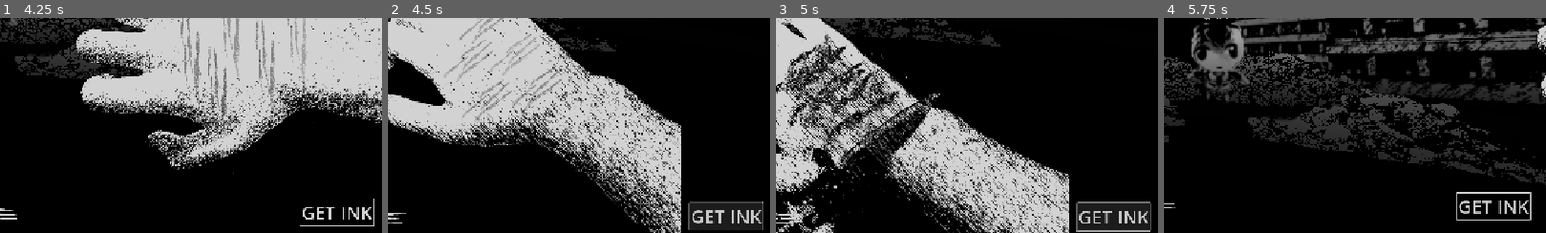
Above: before the commit, frames 1-4 (left to right).
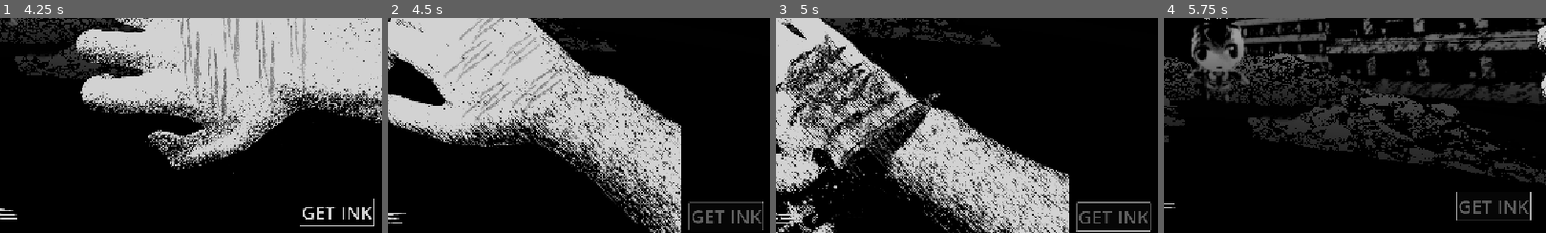
Above: after the commit, the same moments.

Repository: kandlash/Inkhedoro
Game: Godot game, scene res://scenes/levels/level_1.tscn
Two runs of this game, one before a commit and one after it. Both use one fixed random seed, a clock stepped at 60 frames per second and the inputs below.
Inputs (mouse positions are % of the whole screen's width and height, from its top left):
- Up to frame 1 (4.25 s): tap Enter (ui_accept) at 0.5, 0.77, 3.77 s; move the mouse to (72, 45) at 0.52 s; hold Up (ui_up) 0.53-1.25 s; click (72, 45) at 0.67 s; drag from (30, 55) to (45, 70) at 1.27 s; move the mouse to (60, 28) at 2.02 s; hold Up (ui_up) 2.03-2.75 s; click (60, 28) at 2.17 s; drag from (45, 70) to (20, 35) at 2.77 s; move the mouse to (80, 65) at 3.52 s; hold Left (ui_left) from 3.53 s (still down); click (80, 65) at 3.67 s
- Up to frame 2 (4.5 s): release Left (ui_left) at 4.25 s; click "GET INK" at 4.25 s
- Up to frame 3 (5 s): no input
- Up to frame 4 (5.75 s): drag from (20, 35) to (35, 25) at 5.02 s
The pictures show only the part of the screen within x 48-98%, y 49-99%; the shares and areas given below are measured in that part.

Frame 1 is identical in both runs. In frame 2, 0.5% of the frame differs, in the area x 79-98%, y 89-96%; in frame 3, 0.5%; in frame 4, 0.7%, in the area x 76-96%, y 80-95%.
Error before the commit: Invalid call. Nonexistent function 'make_turn' in base 'Nil'. (res://scripts/globals/turn_base_manager.gd:72)
Error after the commit: Invalid access to property or key 'turn_finished' on a base object of type 'Nil'. (res://scripts/main/grid/get_ink_button.gd:6)

Commit message:
take damage animation, bug fixes

Diff:
--- a/scenes/cards/card_base.tscn
+++ b/scenes/cards/card_base.tscn
@@ -36,27 +36,6 @@
 texture = ExtResource("1_6o33k")
 script = ExtResource("2_auqya")
 cells_to_feel = 1
-
-[node name="Center" type="Node2D" parent="."]
-position = Vector2(4.529032, -36.23226)
-
-[node name="Area2D" type="Area2D" parent="." groups=["tattoo_area"]]
-
-[node name="CollisionShape2D" type="CollisionShape2D" parent="Area2D"]
-position = Vector2(0, -40.761295)
-rotation = 0.18502945
-shape = SubResource("RectangleShape2D_75vfm")
-
-[node name="Cells" type="Node2D" parent="."]
-visible = false
-
-[node name="Sprite2D" type="Sprite2D" parent="Cells"]
-position = Vector2(1.857357e-07, -40.76129)
-rotation = 0.18768506
-scale = Vector2(1.8137224, 1.782836)
-texture = ExtResource("3_uh4ib")
-
-[node name="Sprite2D" type="Sprite2D" parent="."]
 
 [node name="Card_UI" type="Control" parent="."]
 layout_mode = 3
@@ -146,6 +125,27 @@
 horizontal_alignment = 1
 vertical_alignment = 1
 
+[node name="Center" type="Node2D" parent="."]
+position = Vector2(4.529032, -36.23226)
+
+[node name="Area2D" type="Area2D" parent="." groups=["tattoo_area"]]
+
+[node name="CollisionShape2D" type="CollisionShape2D" parent="Area2D"]
+position = Vector2(0, -40.761295)
+rotation = 0.18502945
+shape = SubResource("RectangleShape2D_75vfm")
+
+[node name="Cells" type="Node2D" parent="."]
+visible = false
+
+[node name="Sprite2D" type="Sprite2D" parent="Cells"]
+position = Vector2(1.857357e-07, -40.76129)
+rotation = 0.18768506
+scale = Vector2(1.8137224, 1.782836)
+texture = ExtResource("3_uh4ib")
+
+[node name="Sprite2D" type="Sprite2D" parent="."]
+
 [node name="CollideArea" type="Area2D" parent="." groups=["card_collide"]]
 collision_mask = 2
 
--- a/scenes/cards/sickle.tscn
+++ b/scenes/cards/sickle.tscn
@@ -14,11 +14,11 @@
 Deals damage and bleed."
 cells_to_feel = 3
 
-[node name="Center" parent="." index="0"]
+[node name="Image" parent="Card_UI" index="1"]
+texture = ExtResource("2_ot5mr")
+
+[node name="Center" parent="." index="1"]
 position = Vector2(-40.761288, -153.98712)
-
-[node name="Area2D" parent="." index="1"]
-position = Vector2(-40.761288, -113.22583)
 
 [node name="Area2D3" type="Area2D" parent="." index="2" groups=["tattoo_area"]]
 position = Vector2(-95.10968, 117.754845)
@@ -36,7 +36,10 @@
 rotation = 0.18502945
 shape = SubResource("RectangleShape2D_75vfm")
 
-[node name="Cells" parent="." index="4"]
+[node name="Area2D" parent="." index="4"]
+position = Vector2(-40.761288, -113.22583)
+
+[node name="Cells" parent="." index="5"]
 visible = true
 
 [node name="Sprite2D" parent="Cells" index="0"]
@@ -54,8 +57,5 @@
 scale = Vector2(1.8137224, 1.782836)
 texture = ExtResource("3_tsmgh")
 
-[node name="Image" parent="Card_UI" index="1"]
-texture = ExtResource("2_ot5mr")
-
 [node name="CollisionShape2D" parent="CollideArea" index="0"]
 debug_color = Color(0, 0.6, 0.69803923, 0.050980393)
--- a/scenes/player/player.tscn
+++ b/scenes/player/player.tscn
@@ -22,6 +22,10 @@
 [ext_resource type="Texture2D" uid="uid://dl7numpgr3dxr" path="res://assets/sprites/cut_self/cut_self_3_1.png" id="11_8ydkj"]
 [ext_resource type="PackedScene" uid="uid://cigkigjjj0r0k" path="res://scenes/player/hp_ui.tscn" id="21_3j4b4"]
 [ext_resource type="Script" uid="uid://butd31fbl22dq" path="res://scripts/main/grid/get_ink_button.gd" id="21_yj68g"]
+[ext_resource type="Texture2D" uid="uid://c351so5v5lrhb" path="res://assets/sprites/ui/take_damage/attack_1.png" id="23_6cv16"]
+[ext_resource type="Texture2D" uid="uid://ciimumd8j0tls" path="res://assets/sprites/ui/take_damage/attack_3.png" id="24_j4nxn"]
+[ext_resource type="Texture2D" uid="uid://c2gxtvg3gn8np" path="res://assets/sprites/ui/take_damage/attack_4.png" id="25_28m0y"]
+[ext_resource type="Texture2D" uid="uid://dtpx8de7ciu8j" path="res://assets/sprites/ui/take_damage/attack_5.png" id="26_uniwh"]
 
 [sub_resource type="CapsuleShape3D" id="CapsuleShape3D_x7p2l"]
 
@@ -144,6 +148,38 @@
 border_width_right = 2
 border_width_bottom = 2
 border_color = Color(1, 1, 1, 1)
+
+[sub_resource type="SpriteFrames" id="SpriteFrames_iqsei"]
+animations = [{
+"frames": [{
+"duration": 1.0,
+"texture": ExtResource("26_uniwh")
+}, {
+"duration": 1.0,
+"texture": ExtResource("23_6cv16")
+}, {
+"duration": 1.0,
+"texture": ExtResource("23_6cv16")
+}, {
+"duration": 1.0,
+"texture": ExtResource("23_6cv16")
+}, {
+"duration": 1.0,
+"texture": ExtResource("24_j4nxn")
+}, {
+"duration": 1.0,
+"texture": ExtResource("25_28m0y")
+}, {
+"duration": 1.0,
+"texture": ExtResource("26_uniwh")
+}, {
+"duration": 1.0,
+"texture": ExtResource("26_uniwh")
+}],
+"loop": false,
+"name": &"take_damage",
+"speed": 10.0
+}]
 
 [node name="player" type="CharacterBody3D"]
 script = ExtResource("1_dovo2")
@@ -448,6 +484,24 @@
 offset_right = -265.0
 offset_bottom = -4.0
 
+[node name="DamageControl" type="Control" parent="CanvasLayer"]
+layout_mode = 3
+anchors_preset = 15
+anchor_right = 1.0
+anchor_bottom = 1.0
+grow_horizontal = 2
+grow_vertical = 2
+mouse_filter = 2
+
+[node name="DamageAnimator" type="AnimatedSprite2D" parent="CanvasLayer/DamageControl"]
+visible = false
+position = Vector2(577, 325)
+sprite_frames = SubResource("SpriteFrames_iqsei")
+animation = &"take_damage"
+frame = 7
+frame_progress = 1.0
+speed_scale = 5.0
+
 [node name="OmniLight3D" type="OmniLight3D" parent="."]
 transform = Transform3D(1, 0, 0, 0, 1, 0, 0, 0, 1, 0, -0.7498689, 0)
 light_energy = 0.35
--- a/scripts/main/deck/deck.gd
+++ b/scripts/main/deck/deck.gd
@@ -45,6 +45,7 @@
 			_shuffle_unused()
 
 		var card = unused_cards.pop_back()
+		card.selected = false
 		card.z_index = card_index
 		card_index += 1
 		hand.append(card)
--- a/scripts/main/enemy/enemy.gd
+++ b/scripts/main/enemy/enemy.gd
@@ -36,7 +36,7 @@
 
 func make_turn():
 	G.player.take_damage(base_damage)
-	await get_tree().create_timer(0.1).timeout
+	await G.player.damage_taked
 	emit_signal("turn_finished")
 
 func attack():
--- a/scripts/main/grid/get_ink_button.gd
+++ b/scripts/main/grid/get_ink_button.gd
@@ -1,5 +1,7 @@
 extends Button
-
 
 func _on_pressed() -> void:
 	G.grid.spell_cards_on_grid()
+	disabled = true
+	await G.current_enemy.turn_finished
+	disabled = false
--- a/scripts/main/grid/grid.gd
+++ b/scripts/main/grid/grid.gd
@@ -107,7 +107,8 @@
 
 	await t2.finished
 	G.camera.shake(0.15, 0.1)
-	G.current_enemy.take_damage(1)
+	if G.current_enemy:
+		G.current_enemy.take_damage(1)
 
 	# Откат + исчезновение
 	var t3 = create_tween()
@@ -159,6 +160,8 @@
 
 		cards_hand.visible = true
 		right_arm.visible = true
+		if G.current_enemy.hp <= 0:
+			break
 
 	right_arm.visible = false
 	G.hand.drop_cards()
--- a/scripts/main/player/cards_hand.gd
+++ b/scripts/main/player/cards_hand.gd
@@ -34,6 +34,7 @@
 		add_card(card)
 
 func drop_cards():
+	G.selected_card = null
 	G.used_grids.clear()
 	var cards = get_children()
 	for card in cards:
--- a/scripts/main/player/player.gd
+++ b/scripts/main/player/player.gd
@@ -41,6 +41,9 @@
 @export var walk_strength := 12.0
 @export var walk_speed := 8.0
 
+@onready var damage_animator: AnimatedSprite2D = $CanvasLayer/DamageControl/DamageAnimator
+signal damage_taked
+
 func _ready():
 	arm_base.visible = true
 	tattoo_pose.visible = false
@@ -72,9 +75,15 @@
 	tattoo_pose.visible = false
 
 func take_damage(amount: int):
+	damage_animator.visible = true
+	damage_animator.play("take_damage")
+	await damage_animator.animation_finished
+	G.camera.shake(0.1, 0.15)
+	damage_animator.visible = false
 	hp -= amount
 	if hp < 0:
 		hp = 0
+	emit_signal("damage_taked")
 	emit_signal("hp_updated")
 
 func _process(delta):
Binary file added: assets/sprites/ui/take_damage/attack_1.png
Not shown, added: assets/sprites/ui/take_damage/attack_1.png.import
Binary file added: assets/sprites/ui/take_damage/attack_2.png
Not shown, added: assets/sprites/ui/take_damage/attack_2.png.import
Binary file added: assets/sprites/ui/take_damage/attack_3.png
Not shown, added: assets/sprites/ui/take_damage/attack_3.png.import
Binary file added: assets/sprites/ui/take_damage/attack_4.png
Not shown, added: assets/sprites/ui/take_damage/attack_4.png.import
Binary file added: assets/sprites/ui/take_damage/attack_5.png
Not shown, added: assets/sprites/ui/take_damage/attack_5.png.import
Not shown: 1 places in scenes/player/player.tscn that only renumber resources
